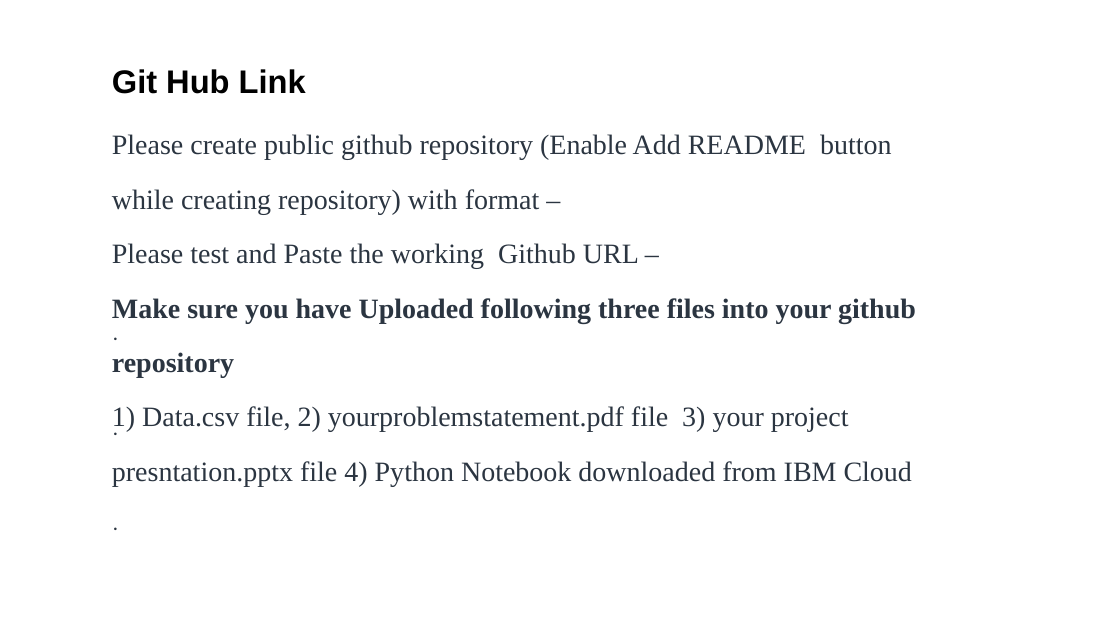
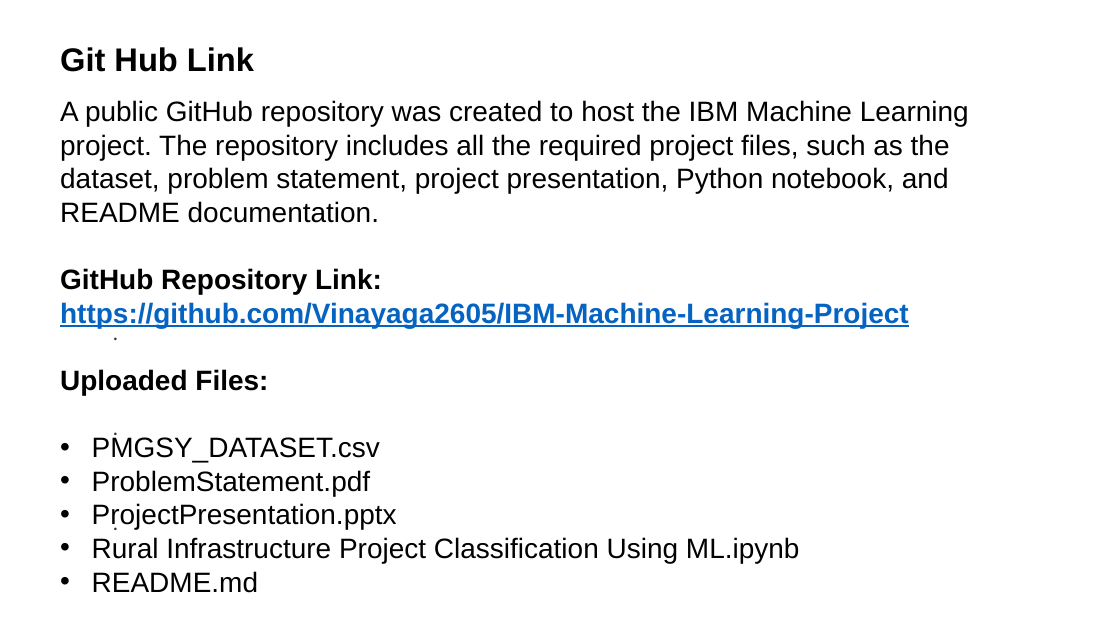
Before and after one commit to Vinayaga2605/IBM-Machine-Learning-Project, a slide deck: slide 14 of AICTE_Machine Learning_Project .pptx. Drawn at 1120x630 pixels with LibreOffice and Linux fonts; fonts in the diff are those of the drawing. Boxes give left, top, right and bottom in pixels: in the first picture for what was removed or moved away, otherwise in the second. Text is boxed around its words. In the diff, an @@ line names an element or a change of style, - is before the commit and + after.

```diff
--- a/AICTE_Machine Learning_Project .pptx
+++ b/AICTE_Machine Learning_Project .pptx
@@ text "Git Hub Link": place and size @@
-text "Git Hub Link" at [112, 69, 306, 94]
+text "Git Hub Link" at [60, 47, 254, 72]
@@ text at [60, 100, 969, 593]: text changed; font Times New Roman to Arial; text colour #2B3541 to #000000 @@
-Please create public github repository (Enable Add README button while creating repository) with format –
-Please test and Paste the working Github URL –
-Make sure you have Uploaded following three files into your github repository
-1) Data.csv file, 2) yourproblemstatement.pdf file 3) your project presntation.pptx file 4) Python Notebook downloaded from IBM Cloud
+A public GitHub repository was created to host the IBM Machine Learning project. The repository includes all the required project files, such as the dataset, problem statement, project presentation, Python notebook, and README documentation.
+GitHub Repository Link:
+https://github.com/Vinayaga2605/IBM-Machine-Learning-Project
+Uploaded Files:
+• PMGSY_DATASET.csv
+• ProblemStatement.pdf
+• ProjectPresentation.pptx
+• Rural Infrastructure Project Classification Using ML.ipynb
+• README.md
```
